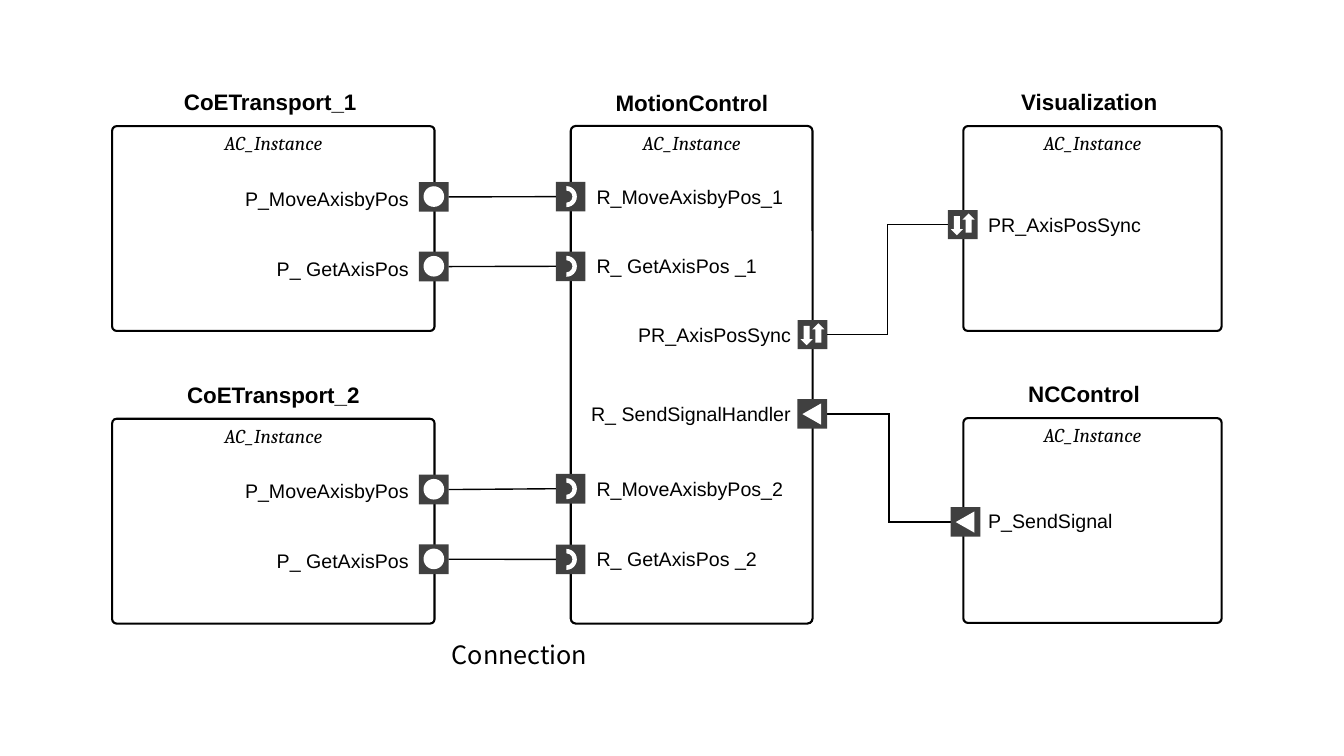
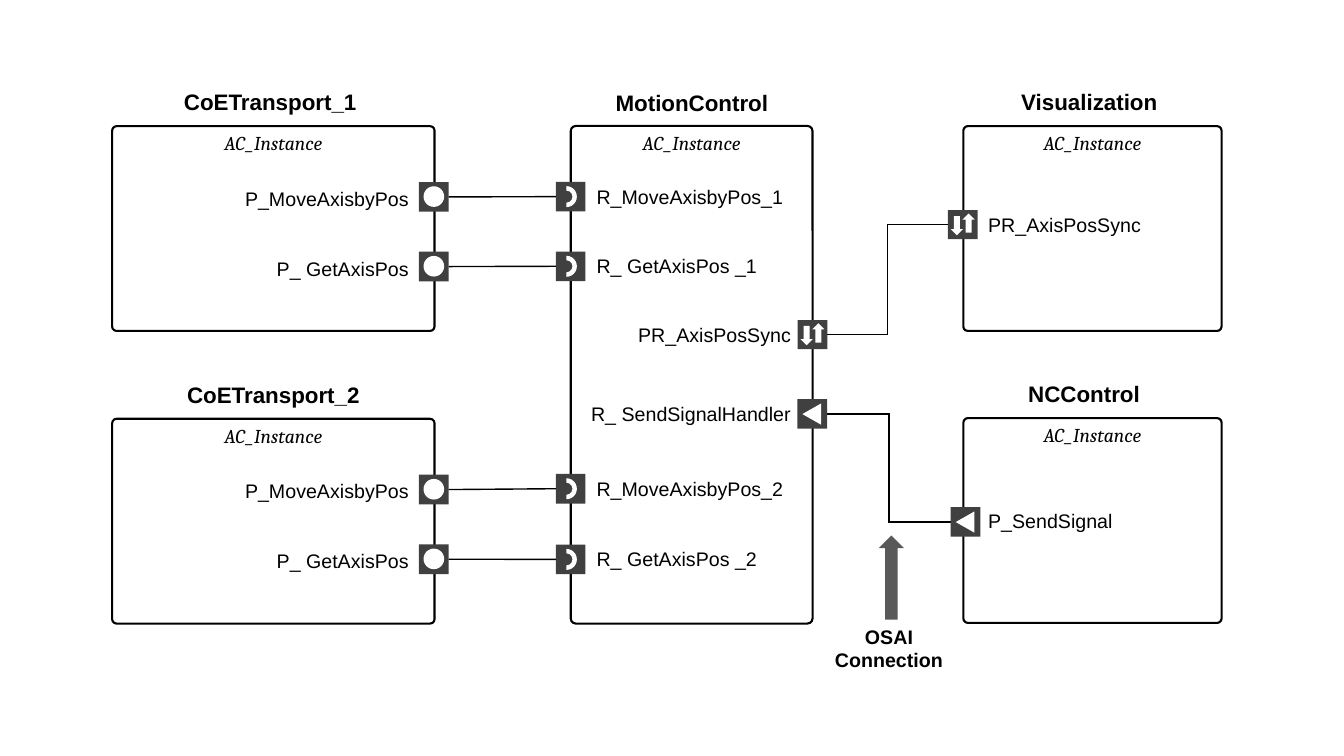
Before and after one commit to NTESEC-zg/OSAI, a slide deck: slide 20 of PPT/Component Model.pptx (slide 18 before the commit). Drawn at 1344x756 pixels with LibreOffice and Linux fonts; fonts in the diff are those of the drawing. Boxes give left, top, right and bottom in pixels: in the first picture for what was removed or moved away, otherwise in the second. Text is boxed around its words. In the diff, an @@ line names an element or a change of style, - is before the commit and + after.

```diff
--- a/PPT/Component Model.pptx
+++ b/PPT/Component Model.pptx
@@ up arrow added at (879,535,904,619), fill #595959 @@
@@ text at (835,630,943,668): text changed; size 18 to 14 pt; font Noto Sans CJK SC to Arial; bold on @@
-Connection
+OSAI Connection
```
Also in this commit, not shown: 2 other slides changed, 3 slides added, 1 slide removed, 8 other files.
